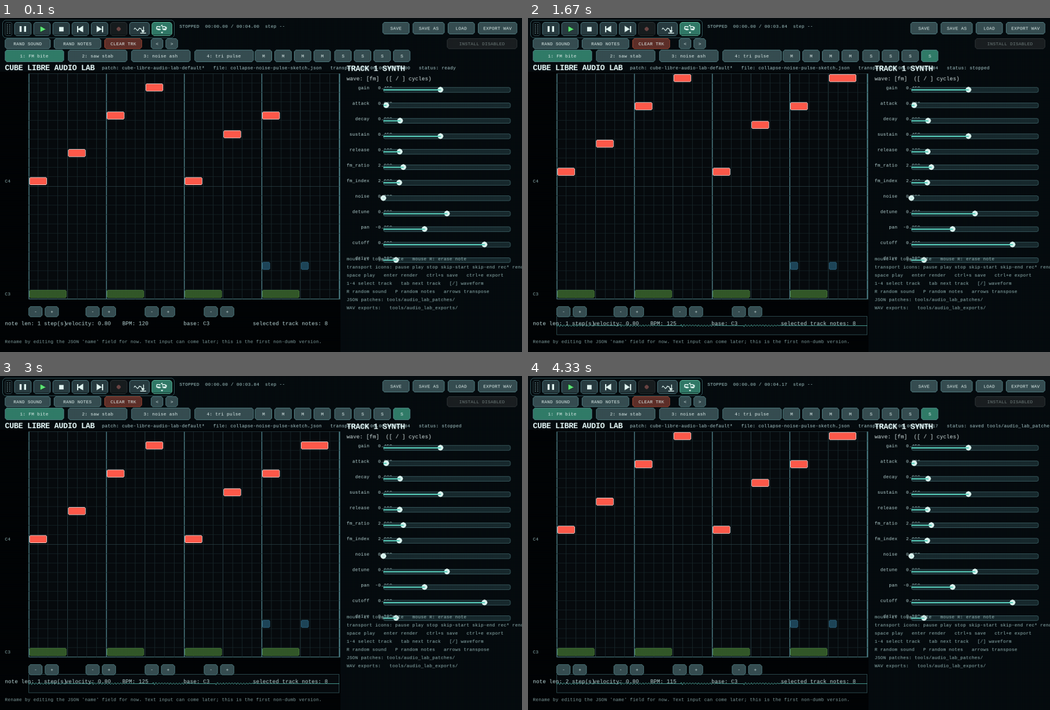
Above: before the commit, frames 1-4 (two rows, left to right).
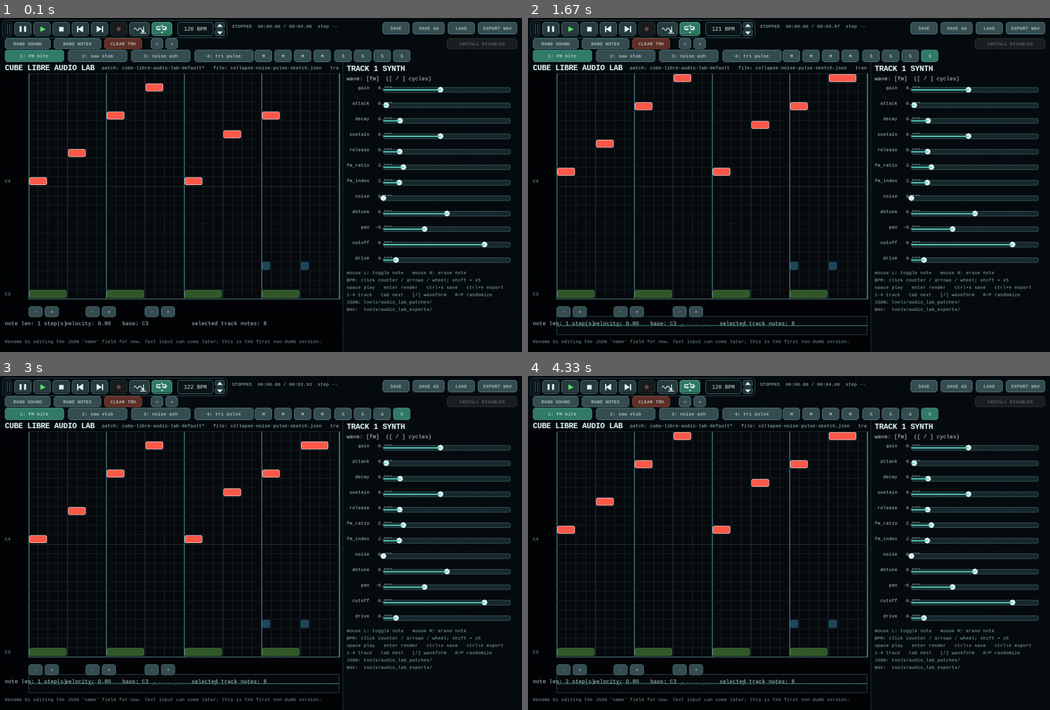
Above: after the commit, the same moments.

Repository: FlyingFathead/cube-libre-pygame
Game: pygame game, started from tools/cube_libre_audio_lab.py
Two runs of this game, one before a commit and one after it. Both use one fixed random seed, a clock stepped at 60 frames per second and the inputs below.
Inputs (mouse positions are in pixels of both pictures, inside the frame that each line leads up to):
- Up to frame 1 (0.1 s): no input
- Up to frame 2 (1.67 s): press the mouse at (929, 54) at 0.37 s; move the mouse to (799, 158) at 0.47 s; release the mouse at (663, 261) at 0.6 s; tap Space at 0.67 s; hold Up 1-1.47 s; tap . at 1.15 s; click (590, 28) at 1.55 s
- Up to frame 3 (3 s): hold Down 1.83-2.13 s; tap , at 1.98 s; hold Up 2.17-2.53 s; tap . at 2.32 s; press the mouse at (193, 386) at 2.6 s; move the mouse to (140, 502) at 2.7 s; release the mouse at (83, 619) at 2.83 s; hold Down from 2.9 s (still down)
- Up to frame 4 (4.33 s): tap , at 3.05, 4.12 s; release Down at 3.27 s; move the mouse to (924, 386) at 3.3 s; press the mouse at (924, 386) at 3.33 s; move the mouse to (956, 476) at 3.43 s; release the mouse at (987, 569) at 3.57 s; hold Up 3.63-3.93 s; tap = at 3.78 s; hold Down 3.97-4.27 s; hold Up from 4.3 s (still down)

The runs differ from the first frame. In frame 1, 2.1% of the frame differs, in the area x 23-100%, y 0-100%; in frame 2, 2.3%, in the area x 6-100%, y 0-100%; in frame 3, 2.2%; in frame 4, 2.3%.

Commit message:
audio tool update

Diff:
--- a/tools/cube_libre_audio_lab.py
+++ b/tools/cube_libre_audio_lab.py
@@ -771,9 +771,15 @@
         self.sliders: Dict[str, Slider] = {}
         self.buttons: Dict[str, pygame.Rect] = {}
         self.grid_rect = pygame.Rect(0, 0, 1, 1)
+        self.param_x = 850
+        self.param_rect = pygame.Rect(835, 104, max(1, WINDOW_W - 835), max(1, WINDOW_H - 104))
         self.track_row_h = 30
         self.step_w = 1
         self.row_h = 1
+        self.play_cursor_offset = 0.0
+        self.realtime_preview = True
+        self.last_realtime_refresh = 0.0
+        self.realtime_refresh_interval = 0.12
         self.refresh_patch_files()
         self.load_presets_into_dir_once()
 
@@ -799,12 +805,13 @@
         self.is_paused = False
         self.pause_started_at = 0.0
         self.pause_total = 0.0
+        self.play_cursor_offset = 0.0
         self.transport_cursor_seconds = clamp(float(cursor), 0.0, pattern_duration_seconds(self.patch))
 
     def rewind_to_start(self):
         self.transport_cursor_seconds = 0.0
         if self.is_playing:
-            self.play(force_render=False)
+            self.play(cursor=0.0, force_render=False)
         else:
             self.play_started_at = time.time()
             self.pause_started_at = 0.0
@@ -839,6 +846,9 @@
         pygame.display.set_caption("Cube Libre Audio Lab - rendering...")
         try:
             self.last_render = render_patch(self.patch, include_tail=True)
+            # current_sound is a full exported/render-preview sound. Actual transport
+            # playback is made from this buffer at the current cursor so tempo/synth
+            # edits can be re-applied while the song is running.
             self.current_sound = stereo_to_sound(self.last_render)
             self.status = f"rendered {len(self.last_render) / SAMPLE_RATE:.2f}s"
             self.preview_dirty = False
@@ -848,20 +858,96 @@
         finally:
             pygame.display.set_caption("Cube Libre Audio Lab - poor man's four-track beep crimes")
 
-    def play(self, force_render: bool = False):
-        if force_render or self.preview_dirty or self.current_sound is None:
+    def playback_sound_from_cursor(self, cursor: float):
+        if self.last_render is None:
+            return None
+        dur = max(0.001, pattern_duration_seconds(self.patch))
+        cursor = clamp(float(cursor), 0.0, dur)
+        pattern_n = max(1, int(dur * SAMPLE_RATE))
+        start = int(clamp(cursor / dur, 0.0, 0.999999) * pattern_n)
+
+        if self.loop_playback:
+            # Rotate the exact one-pattern buffer so the mixer can loop it forever
+            # while the playhead math still reports the real song position.
+            if np is not None and hasattr(self.last_render, "shape"):
+                pat = self.last_render[:pattern_n]
+                if len(pat) <= 0:
+                    return None
+                playbuf = np.concatenate((pat[start:], pat[:start]), axis=0)
+            else:
+                pat = self.last_render[:pattern_n]
+                if not pat:
+                    return None
+                playbuf = pat[start:] + pat[:start]
+        else:
+            # Non-loop mode keeps the rendered tail after the pattern.
+            if np is not None and hasattr(self.last_render, "shape"):
+                playbuf = self.last_render[start:]
+            else:
+                playbuf = self.last_render[start:]
+            if len(playbuf) <= 0:
+                return None
+        return stereo_to_sound(playbuf)
+
+    def play(self, force_render: bool = False, cursor: Optional[float] = None):
+        if cursor is None:
+            cursor = self.transport_cursor_seconds
+            if cursor >= pattern_duration_seconds(self.patch) - 1e-6:
+                cursor = 0.0
+        cursor = clamp(float(cursor), 0.0, pattern_duration_seconds(self.patch))
+        if force_render or self.preview_dirty or self.last_render is None:
             self.render_current()
-        if not self.current_sound:
+        sound = self.playback_sound_from_cursor(cursor)
+        if not sound:
             return
-        self.stop(cursor=0.0)
+        if self.play_channel:
+            self.play_channel.stop()
         loops = -1 if self.loop_playback else 0
-        self.play_channel.play(self.current_sound, loops=loops)
+        self.play_channel.play(sound, loops=loops)
         self.is_playing = True
         self.is_paused = False
+        self.play_cursor_offset = cursor
+        self.transport_cursor_seconds = cursor
         self.play_started_at = time.time()
         self.pause_started_at = 0.0
         self.pause_total = 0.0
         self.status = "playing"
+
+    def apply_live_changes_if_needed(self):
+        if not (self.realtime_preview and self.is_playing and not self.is_paused and self.preview_dirty):
+            return
+        now = time.time()
+        if now - self.last_realtime_refresh < self.realtime_refresh_interval:
+            return
+        cursor = self.current_position_seconds()
+        self.render_current()
+        self.play(cursor=cursor, force_render=False)
+        self.last_realtime_refresh = now
+        self.status = f"live-applied @ {format_transport_time(cursor)}"
+
+    def change_bpm(self, delta: int):
+        old_step = max(1e-6, step_duration_seconds(self.patch))
+        old_pos = self.current_position_seconds()
+        old_frac_step = old_pos / old_step
+        old_bpm = int(self.patch.get("bpm", DEFAULT_BPM))
+        new_bpm = int(clamp(old_bpm + int(delta), 40, 260))
+        if new_bpm == old_bpm:
+            return
+        self.patch["bpm"] = new_bpm
+        new_pos = clamp(old_frac_step * step_duration_seconds(self.patch), 0.0, pattern_duration_seconds(self.patch))
+        self.transport_cursor_seconds = new_pos
+        # While playing, update the timebase immediately so the playhead stays on
+        # the same musical step/fraction under the new tempo. The audio buffer is
+        # re-rendered/restarted by apply_live_changes_if_needed() on the next tick.
+        if self.is_playing:
+            now = time.time()
+            self.play_cursor_offset = new_pos
+            self.play_started_at = now
+            self.pause_total = 0.0
+            if self.is_paused:
+                self.pause_started_at = now
+        self.preview_dirty = True
+        self.status = f"tempo {new_bpm} BPM"
 
     def export_wav(self, target_asset: Optional[str] = None, install: bool = False):
         if self.preview_dirty or self.last_render is None:
@@ -986,14 +1072,17 @@
         self.preview_dirty = True
 
     def current_position_seconds(self) -> float:
+        dur = pattern_duration_seconds(self.patch)
         if not self.is_playing:
-            return clamp(float(self.transport_cursor_seconds), 0.0, pattern_duration_seconds(self.patch))
+            return clamp(float(self.transport_cursor_seconds), 0.0, dur)
         now = self.pause_started_at if self.is_paused else time.time()
         elapsed = max(0.0, now - self.play_started_at - self.pause_total)
-        dur = pattern_duration_seconds(self.patch)
+        pos = self.play_cursor_offset + elapsed
         if self.loop_playback and dur > 1e-9:
-            elapsed = elapsed % dur
-        return elapsed
+            pos = pos % dur
+        else:
+            pos = clamp(pos, 0.0, dur)
+        return pos
 
     def current_step(self):
         pos = self.current_position_seconds()
@@ -1032,6 +1121,14 @@
             self.buttons[key] = pygame.Rect(x, top, width, transport_btn_h)
             x += width + icon_gap
 
+        # Tempo belongs in the transport, not buried at the bottom. The counter is
+        # clickable; the small stacked arrows are dedicated fine adjust buttons.
+        x += 8
+        self.buttons["bpm_display"] = pygame.Rect(x, top, 88, transport_btn_h)
+        self.buttons["bpm_up"] = pygame.Rect(x + 92, top, 24, transport_btn_h // 2 - 1)
+        self.buttons["bpm_down"] = pygame.Rect(x + 92, top + transport_btn_h // 2 + 1, 24, transport_btn_h // 2 - 1)
+        x += 122
+
         # File buttons stay on the top row; edit/random actions go on row two.
         file_widths = [("save", 66), ("saveas", 78), ("load", 66), ("export", 96)]
         file_total = sum(w for _k, w in file_widths) + gap * (len(file_widths) - 1)
@@ -1054,7 +1151,13 @@
             self.buttons[f"mute_{i}"] = pygame.Rect(625 + i * 48, track_top, 42, 30)
             self.buttons[f"solo_{i}"] = pygame.Rect(820 + i * 48, track_top, 42, 30)
 
-        param_x = 850
+        # Keep the right synth inspector in its own lane. This fixes the old fixed
+        # x=850 spill where the inspector/status text could draw on top of the
+        # piano roll or title when the window was resized.
+        right_panel_w = 430
+        param_x = max(570, WINDOW_W - right_panel_w)
+        self.param_x = param_x
+        self.param_rect = pygame.Rect(param_x - 10, 104, WINDOW_W - param_x + 10, WINDOW_H - 104)
         param_y = 164
         self.sliders = {}
         p = self.current_params()
@@ -1073,7 +1176,7 @@
             ("drive", 0.0, 1.0, 0.01),
         ]
         for i, (name, lo, hi, step) in enumerate(slider_defs):
-            rect = pygame.Rect(param_x + 90, param_y + i * 38 + 6, WINDOW_W - param_x - 118, 13)
+            rect = pygame.Rect(param_x + 90, param_y + i * 38 + 6, max(180, WINDOW_W - param_x - 118), 13)
             self.sliders[name] = Slider(name, rect, lo, hi, float(p.get(name, 0.0)), step)
 
         grid_left = 70
@@ -1089,10 +1192,8 @@
         self.buttons["len_plus"] = pygame.Rect(110, bottom_y, 34, 26)
         self.buttons["vel_minus"] = pygame.Rect(210, bottom_y, 34, 26)
         self.buttons["vel_plus"] = pygame.Rect(250, bottom_y, 34, 26)
-        self.buttons["bpm_minus"] = pygame.Rect(355, bottom_y, 34, 26)
-        self.buttons["bpm_plus"] = pygame.Rect(395, bottom_y, 34, 26)
-        self.buttons["base_down"] = pygame.Rect(500, bottom_y, 34, 26)
-        self.buttons["base_up"] = pygame.Rect(540, bottom_y, 34, 26)
+        self.buttons["base_down"] = pygame.Rect(355, bottom_y, 34, 26)
+        self.buttons["base_up"] = pygame.Rect(395, bottom_y, 34, 26)
 
     def note_at_mouse(self, pos) -> Optional[Tuple[int, int]]:
         if not self.grid_rect.collidepoint(pos):
@@ -1101,8 +1202,9 @@
         step = int((x - self.grid_rect.x) / max(1e-6, self.step_w))
         row = int((y - self.grid_rect.y) / max(1e-6, self.row_h))
         step = int(clamp(step, 0, int(self.patch.get("steps", STEPS)) - 1))
-        midi = int(self.patch.get("base_midi", BASE_MIDI)) + (ROWS - 1 - row)
-        midi = int(clamp(midi, self.patch.get("base_midi", BASE_MIDI), self.patch.get("base_midi", BASE_MIDI) + ROWS - 1))
+        rows = int(self.patch.get("rows", ROWS))
+        midi = int(self.patch.get("base_midi", BASE_MIDI)) + (rows - 1 - row)
+        midi = int(clamp(midi, self.patch.get("base_midi", BASE_MIDI), self.patch.get("base_midi", BASE_MIDI) + rows - 1))
         return step, midi
 
     def toggle_note(self, step: int, midi: int, erase: bool = False):
@@ -1170,10 +1272,12 @@
             self.selected_velocity = round(clamp(self.selected_velocity - 0.05, 0.05, 1.0), 2)
         elif key == "vel_plus":
             self.selected_velocity = round(clamp(self.selected_velocity + 0.05, 0.05, 1.0), 2)
-        elif key == "bpm_minus":
-            self.patch["bpm"] = int(clamp(int(self.patch.get("bpm", DEFAULT_BPM)) - 5, 40, 260)); self.preview_dirty = True
-        elif key == "bpm_plus":
-            self.patch["bpm"] = int(clamp(int(self.patch.get("bpm", DEFAULT_BPM)) + 5, 40, 260)); self.preview_dirty = True
+        elif key == "bpm_down":
+            self.change_bpm(-1)
+        elif key == "bpm_up":
+            self.change_bpm(1)
+        elif key == "bpm_display":
+            self.change_bpm(1)
         elif key == "base_down":
             self.patch["base_midi"] = int(clamp(int(self.patch.get("base_midi", BASE_MIDI)) - 12, 12, 84)); self.preview_dirty = True
         elif key == "base_up":
@@ -1227,15 +1331,24 @@
         elif key == pygame.K_EQUALS:
             self.selected_note_len = int(clamp(self.selected_note_len + 1, 1, 16))
         elif key == pygame.K_COMMA:
-            self.patch["bpm"] = int(clamp(int(self.patch.get("bpm", DEFAULT_BPM)) - 5, 40, 260)); self.preview_dirty = True
+            self.change_bpm(-5 if shift else -1)
         elif key == pygame.K_PERIOD:
-            self.patch["bpm"] = int(clamp(int(self.patch.get("bpm", DEFAULT_BPM)) + 5, 40, 260)); self.preview_dirty = True
+            self.change_bpm(5 if shift else 1)
 
     def handle_mouse_down(self, event):
         pos = event.pos
+        mods = pygame.key.get_mods()
+        bpm_step = 5 if (mods & pygame.KMOD_SHIFT) else 1
         for key, rect in self.buttons.items():
             if rect.collidepoint(pos):
-                self.handle_button(key)
+                if key == "bpm_display":
+                    self.change_bpm(-bpm_step if event.button == 3 else bpm_step)
+                elif key == "bpm_up":
+                    self.change_bpm(bpm_step)
+                elif key == "bpm_down":
+                    self.change_bpm(-bpm_step)
+                else:
+                    self.handle_button(key)
                 return
         for name, slider in self.sliders.items():
             if slider.rect.inflate(0, 12).collidepoint(pos):
@@ -1263,6 +1376,12 @@
                 self.resize(event.size)
             elif event.type == pygame.KEYDOWN:
                 self.handle_keydown(event)
+            elif event.type == pygame.MOUSEWHEEL:
+                pos = pygame.mouse.get_pos()
+                bpm_rects = [self.buttons.get(k) for k in ("bpm_display", "bpm_up", "bpm_down")]
+                if any(r and r.collidepoint(pos) for r in bpm_rects):
+                    step = 5 if (pygame.key.get_mods() & pygame.KMOD_SHIFT) else 1
+                    self.change_bpm(int(event.y) * step)
             elif event.type == pygame.MOUSEBUTTONDOWN:
                 self.handle_mouse_down(event)
             elif event.type == pygame.MOUSEMOTION:
@@ -1270,10 +1389,32 @@
             elif event.type == pygame.MOUSEBUTTONUP:
                 self.handle_mouse_up(event)
 
+
+    def draw_bpm_widget(self):
+        display = self.buttons.get("bpm_display")
+        up = self.buttons.get("bpm_up")
+        down = self.buttons.get("bpm_down")
+        if not display or not up or not down:
+            return
+        bpm = int(self.patch.get("bpm", DEFAULT_BPM))
+        pygame.draw.rect(self.screen, (12, 22, 25), display, border_radius=6)
+        pygame.draw.rect(self.screen, (92, 145, 152), display, width=1, border_radius=6)
+        txt = self.font.render(f"{bpm:03d} BPM", True, (226, 246, 242))
+        self.screen.blit(txt, (display.centerx - txt.get_width() // 2, display.centery - txt.get_height() // 2))
+        for rect, direction in ((up, 1), (down, -1)):
+            pygame.draw.rect(self.screen, (34, 52, 56), rect, border_radius=4)
+            pygame.draw.rect(self.screen, (82, 132, 138), rect, width=1, border_radius=4)
+            if direction > 0:
+                pts = [(rect.centerx, rect.y + 4), (rect.x + 6, rect.bottom - 5), (rect.right - 6, rect.bottom - 5)]
+            else:
+                pts = [(rect.centerx, rect.bottom - 4), (rect.x + 6, rect.y + 5), (rect.right - 6, rect.y + 5)]
+            pygame.draw.polygon(self.screen, (210, 242, 236), pts)
+
     def draw_transport(self):
         keys = [
             "transport_pause", "transport_play", "transport_stop", "transport_home",
             "transport_end", "transport_rec", "transport_render", "transport_loop",
+            "bpm_display", "bpm_up", "bpm_down",
         ]
         rects = [self.buttons[k] for k in keys if k in self.buttons]
         if not rects:
@@ -1294,7 +1435,7 @@
             "transport_render": "render",
             "transport_loop": "loop",
         }
-        for key in keys:
+        for key in [k for k in keys if k.startswith("transport_")]:
             rect = self.buttons.get(key)
             if not rect:
                 continue
@@ -1307,6 +1448,8 @@
                 ),
                 disabled=(key == "transport_rec"),
             )
+
+        self.draw_bpm_widget()
 
         dur = pattern_duration_seconds(self.patch)
         pos = self.current_position_seconds()
@@ -1332,7 +1475,7 @@
         for key, rect in self.buttons.items():
             if (key.startswith("transport_") or key.startswith("track_") or key.startswith("mute_") or
                     key.startswith("solo_") or key in ("len_minus", "len_plus", "vel_minus", "vel_plus",
-                    "bpm_minus", "bpm_plus", "base_down", "base_up")):
+                    "bpm_display", "bpm_up", "bpm_down", "base_down", "base_up")):
                 continue
             label = {
                 "save": "SAVE", "saveas": "SAVE AS", "load": "LOAD", "export": "EXPORT WAV",
@@ -1348,7 +1491,10 @@
         dirty = "*" if self.preview_dirty else ""
         transport = f"{format_transport_time(self.current_position_seconds())}/{format_transport_time(pattern_duration_seconds(self.patch))}"
         text = self.small.render(f"patch: {patch_name}{dirty}   file: {pfile}   transport: {transport}   status: {self.status}", True, (180, 215, 218))
+        old_clip = self.screen.get_clip()
+        self.screen.set_clip(pygame.Rect(250, 110, max(20, self.param_rect.x - 260), 26))
         self.screen.blit(text, (250, 116))
+        self.screen.set_clip(old_clip)
 
     def draw_tracks(self):
         for i in range(TRACKS):
@@ -1427,10 +1573,12 @@
                 pygame.draw.rect(self.screen, border, rect, width=1, border_radius=3)
 
     def draw_params(self):
-        x = 850
+        x = self.param_x
         y = 114
         tr = self.patch["tracks"][self.selected_track]
         params = tr["params"]
+        old_clip = self.screen.get_clip()
+        self.screen.set_clip(self.param_rect.inflate(-4, -4))
         title = self.big.render(f"TRACK {self.selected_track+1} SYNTH", True, (235, 255, 255))
         self.screen.blit(title, (x, y))
         wave = params.get("wave", "sine")
@@ -1450,17 +1598,19 @@
 
         help_lines = [
             "mouse L: toggle note   mouse R: erase note",
-            "transport icons: pause play stop skip-start skip-end rec* render loop",
+            "BPM: click counter / arrows / wheel; shift = x5",
             "space play   enter render   ctrl+s save   ctrl+e export",
-            "1-4 select track   tab next track   [/] waveform",
-            "R random sound   P random notes   arrows transpose",
-            "JSON patches: tools/audio_lab_patches/",
-            "WAV exports:   tools/audio_lab_exports/",
+            "1-4 track   tab next   [/] waveform   R/P randomize",
+            "JSON: tools/audio_lab_patches/",
+            "WAV:  tools/audio_lab_exports/",
         ]
-        hy = WINDOW_H - 235
-        for line in help_lines:
+        slider_bottom = max((sl.rect.bottom for sl in self.sliders.values()), default=y + 60)
+        hy = slider_bottom + 18
+        max_lines = max(0, (WINDOW_H - hy - 16) // 18)
+        for line in help_lines[:max_lines]:
             s = self.small.render(line, True, (150, 185, 185))
-            self.screen.blit(s, (x, hy)); hy += 20
+            self.screen.blit(s, (x, hy)); hy += 18
+        self.screen.set_clip(old_clip)
 
     def draw_bottom(self):
         y = WINDOW_H - 112
@@ -1468,16 +1618,13 @@
         draw_button(self.screen, self.buttons["len_plus"], "+", self.small)
         draw_button(self.screen, self.buttons["vel_minus"], "-", self.small)
         draw_button(self.screen, self.buttons["vel_plus"], "+", self.small)
-        draw_button(self.screen, self.buttons["bpm_minus"], "-", self.small)
-        draw_button(self.screen, self.buttons["bpm_plus"], "+", self.small)
         draw_button(self.screen, self.buttons["base_down"], "-", self.small)
         draw_button(self.screen, self.buttons["base_up"], "+", self.small)
         items = [
             (12, f"note len: {self.selected_note_len} step(s)"),
             (160, f"velocity: {self.selected_velocity:.2f}"),
-            (300, f"BPM: {self.patch.get('bpm', DEFAULT_BPM)}"),
-            (450, f"base: {note_name(int(self.patch.get('base_midi', BASE_MIDI)))}"),
-            (620, f"selected track notes: {len(self.patch['tracks'][self.selected_track].get('notes', []))}"),
+            (300, f"base: {note_name(int(self.patch.get('base_midi', BASE_MIDI)))}"),
+            (470, f"selected track notes: {len(self.patch['tracks'][self.selected_track].get('notes', []))}"),
         ]
         for x, txt in items:
             s = self.font.render(txt, True, (195, 225, 225))
@@ -1515,9 +1662,11 @@
     def draw(self):
         self.layout()
         self.screen.fill((3, 5, 7))
-        # Background scan-ish panels.
+        # Background scan-ish panels. The right inspector gets a real panel and
+        # clipping lane so its text never paints over the piano roll/status area.
         pygame.draw.rect(self.screen, (7, 13, 16), (0, 0, WINDOW_W, 132))
-        pygame.draw.rect(self.screen, (7, 13, 16), (835, 104, WINDOW_W - 835, WINDOW_H - 104))
+        pygame.draw.rect(self.screen, (7, 13, 16), self.param_rect)
+        pygame.draw.line(self.screen, (45, 82, 88), (self.param_rect.x, self.param_rect.y), (self.param_rect.x, WINDOW_H), 1)
         self.draw_top()
         self.draw_tracks()
         self.draw_grid()
@@ -1529,6 +1678,7 @@
     def run(self):
         while True:
             self.handle_events()
+            self.apply_live_changes_if_needed()
             self.draw()
             self.clock.tick(FPS)
 
